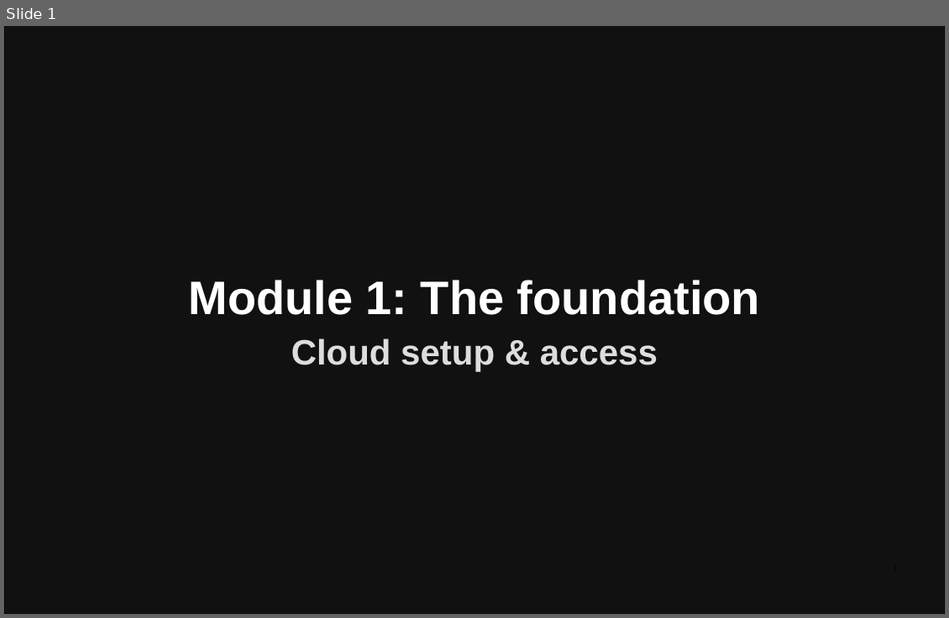
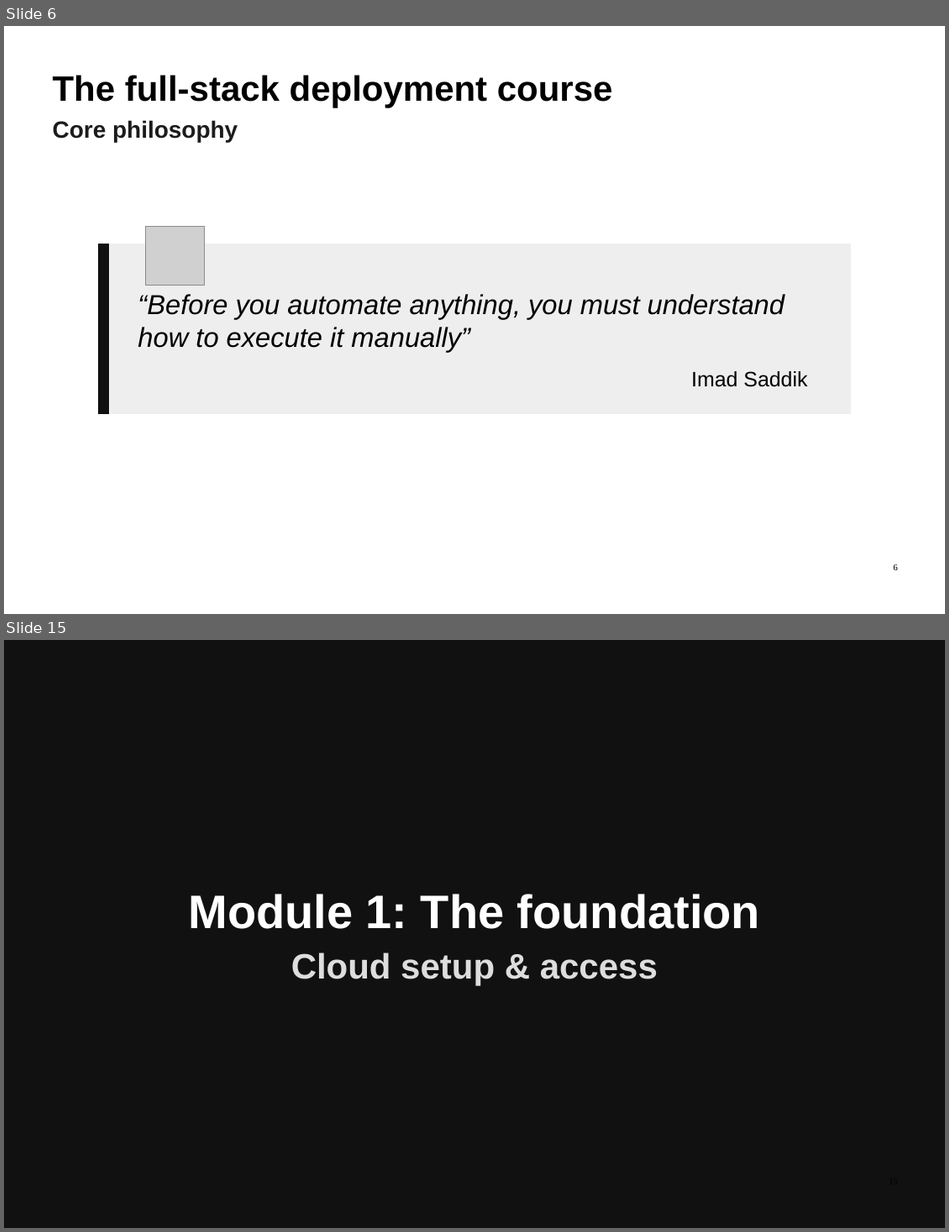
Before and after one commit to ImadSaddik/FullStackDeploymentHandbook, a slide deck: course-assets/slides/full_stack_deployment_guide.odp. Shown one above the other, each under a label of ours: slide 1 before the commit, slides 6 and 15 after it; the slides between them are not shown. The pictures are 949x618 and 949x1232 pixels, drawn with LibreOffice and Linux fonts; fonts in the diff are those of the drawing; grey boxes stand for pictures. Boxes give left, top, right and bottom in pixels: in the first picture for what was removed or moved away, otherwise in the second. Text is boxed around its words. In the diff, an @@ line names an element or a change of style, - is before the commit and + after.

```diff
--- a/course-assets/slides/full_stack_deployment_guide.odp
+++ b/course-assets/slides/full_stack_deployment_guide.odp
@@ slide 6 added at (4, 26, 945, 614), background #FFFFFF @@
@@ text added at (53, 75, 613, 107), 54 pt, text #000000, bold @@
+The full-stack deployment course
@@ text added at (53, 120, 238, 142), 36 pt, text #1C1C1C, bold @@
+Core philosophy
@@ group added at (98, 226, 851, 414): 2 rectangles, 2 texts, 1 picture @@
+“Before you automate anything, you must understand how to execute it manually”
+Imad Saddik
@@ page number added at (893, 564, 897, 570), 14 pt, text #000000 @@
+6
@@ what was slide 1 is now slide 15 @@
```
Also in this commit, not shown: 13 other slides added.
